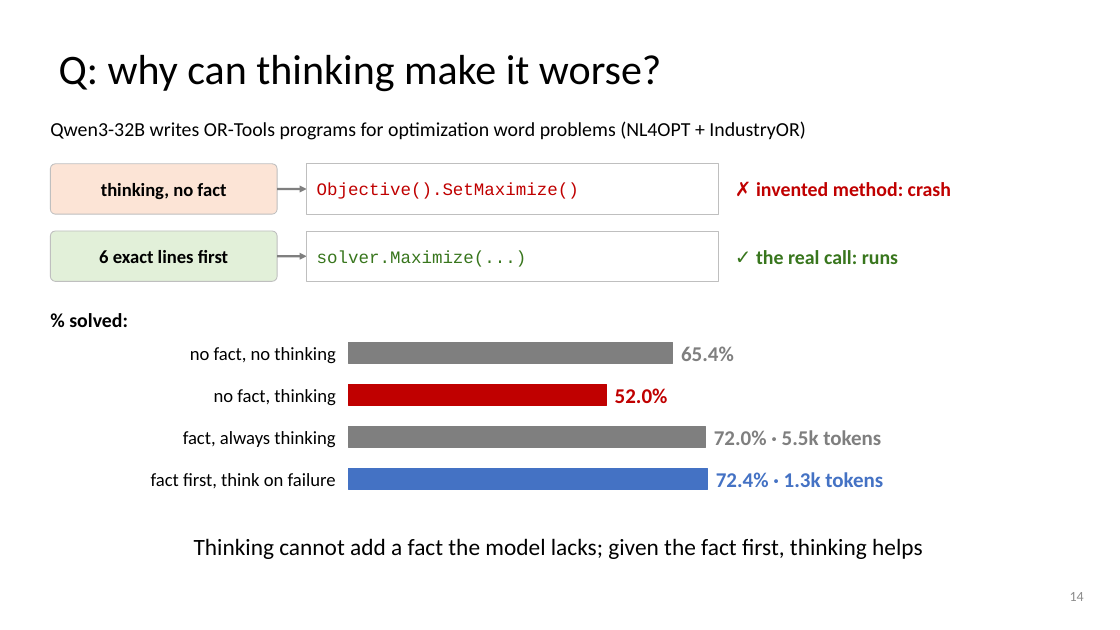
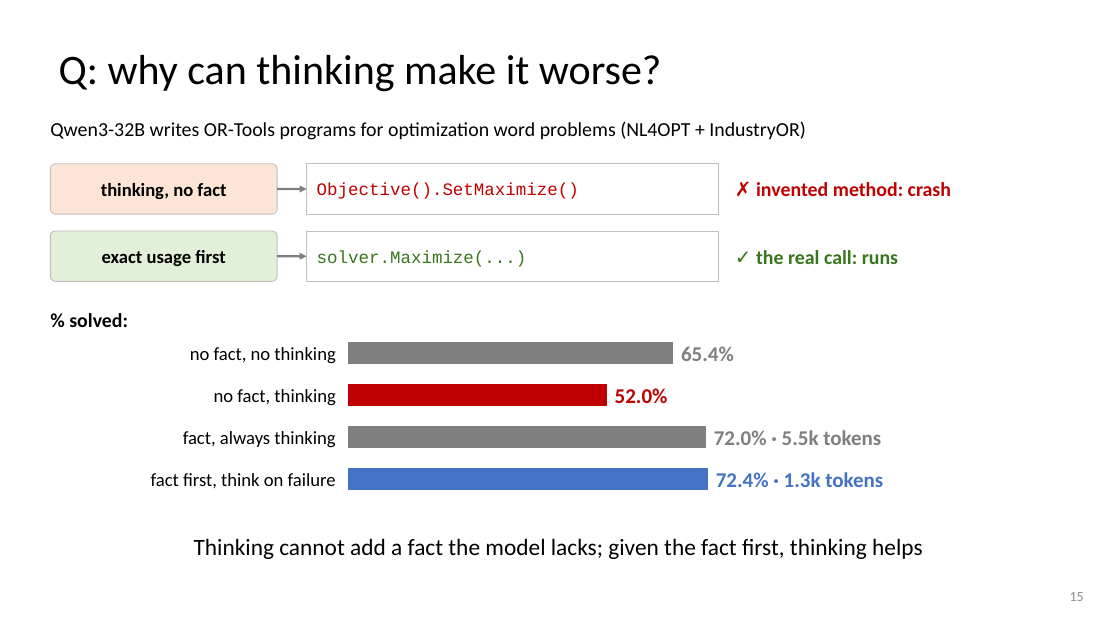
Before and after one commit to dlwns147/CSED490E_Project_Team5, a slide deck: slide 15 of PROPOSAL_slides.pptx (slide 14 before the commit). Drawn at 1120x630 pixels with LibreOffice and Linux fonts; fonts in the diff are those of the drawing. Boxes give left, top, right and bottom in pixels: in the first picture for what was removed or moved away, otherwise in the second. Text is boxed around its words. In the diff, an @@ line names an element or a change of style, - is before the commit and + after.

```diff
--- a/PROPOSAL_slides.pptx
+++ b/PROPOSAL_slides.pptx
@@ text at box(102, 250, 225, 266): text changed @@
-6 exact lines first
+exact usage first
@@ page number at box(1070, 592, 1084, 601): text changed @@
-14
+15
```
Also in this commit, not shown: 6 other slides changed, 4 slides added, 4 slides removed, 10 other files.
